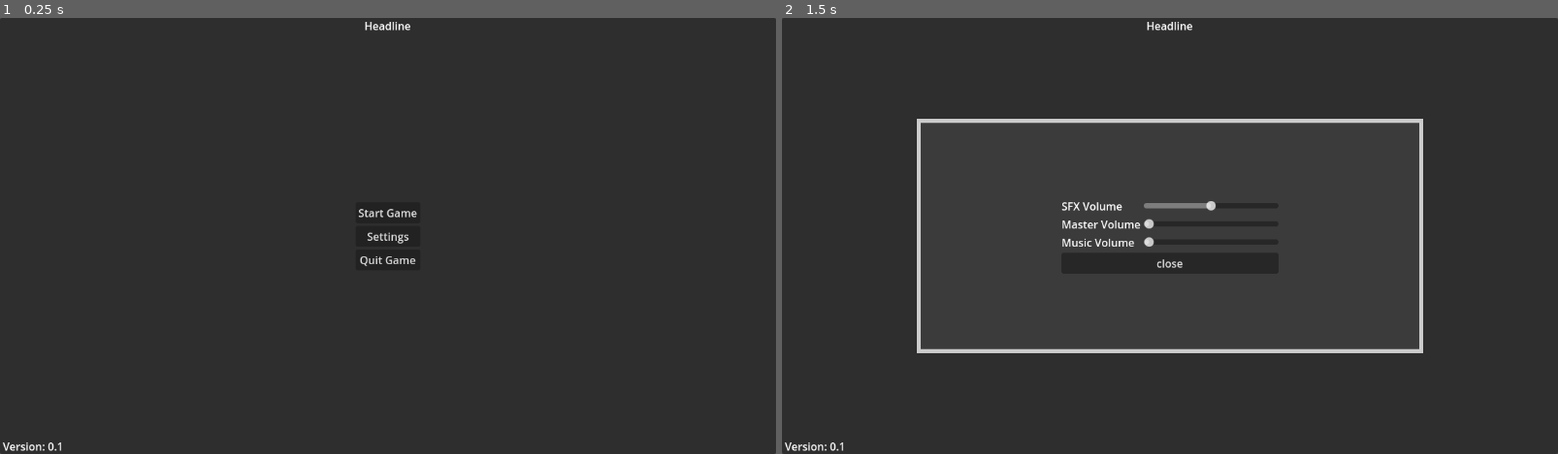
Above: before the commit, frames 1-2 (left to right).
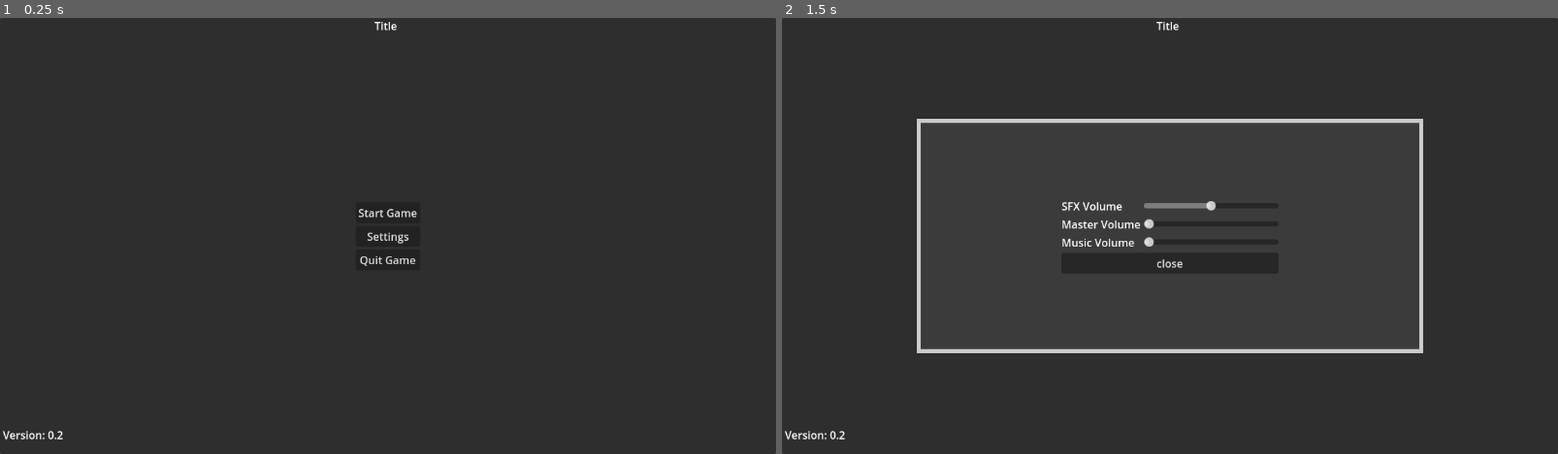
Above: after the commit, the same moments.

Repository: markusweiss/godot-template
Game: Godot game, scene res://features/UI/main_menu/main_menu.tscn
The game is run twice, just before and just after one commit, with the same random seed, the same clock (stepped at 60 frames per second) and the same inputs. The project has no main scene, so this scene is started directly. The engine's default icon, where the game draws it, is replaced by a stand-in: a white triangle on a blue panel in a dark square. Sound files missing from this copy of the repository are replaced by a short silence.
Inputs:
- Up to frame 1 (0.25 s): no input
- Up to frame 2 (1.5 s): click "Settings" at 0.5 s; click "Start Game" at 1.25 s

The runs differ from the first frame. In frame 1, 0.2% of the frame differs, in the area x 0-53%, y 0-100%; in frame 2, 0.2%.

Commit message:
restructure and add start page

Diff:
--- a/autoloads/globals.gd
+++ b/autoloads/globals.gd
@@ -1,6 +1,6 @@
 extends Node
 
-const VERSION : float = 0.1
+const VERSION : float = 0.2
 
 @onready var SFX_BUS_ID = AudioServer.get_bus_index("SFX")
 @onready var MUSIC_BUS_ID = AudioServer.get_bus_index("Music")
@@ -16,7 +16,9 @@
 # temp perhaps remove
 func open_settings_menu():
 	if not settings_menu:
+		print("open menu")
 		settings_menu = settings_menu_scene.instantiate()
 		get_tree().root.add_child(settings_menu)
+		#get_tree().root.add_child.call_deferred(settings_menu)
 	else:
 		push_warning('settings menu already exists in this scene')
--- a/features/UI/main_menu/main_menu.gd
+++ b/features/UI/main_menu/main_menu.gd
@@ -1,6 +1,6 @@
 extends CanvasLayer
 
-var start_player_scene:PackedScene = preload("res://features/player/player.tscn")
+var start_player_scene:PackedScene = preload("res://features/levels/test_level.tscn")
 var start_player = null
 
 
@@ -10,6 +10,7 @@
 # Temp remove only for testing
 func start_player_win():
 	if not start_player:
+		queue_free()
 		start_player = start_player_scene.instantiate()
 		get_tree().root.add_child(start_player)
 	else:
--- a/features/UI/main_menu/main_menu.tscn
+++ b/features/UI/main_menu/main_menu.tscn
@@ -7,24 +7,16 @@
 [node name="MainMenu" type="CanvasLayer"]
 script = ExtResource("1_8h34a")
 
+[node name="AudioMenuLoop" type="AudioStreamPlayer2D" parent="."]
+stream = ExtResource("2_wspj3")
+script = ExtResource("3_bto56")
+
 [node name="Panel" type="Panel" parent="."]
 anchors_preset = 15
 anchor_right = 1.0
 anchor_bottom = 1.0
 grow_horizontal = 2
 grow_vertical = 2
-
-[node name="VBoxContainerHeadline" type="VBoxContainer" parent="Panel"]
-layout_mode = 1
-anchors_preset = 10
-anchor_right = 1.0
-offset_bottom = 23.0
-grow_horizontal = 2
-
-[node name="GameTitle" type="Label" parent="Panel/VBoxContainerHeadline"]
-layout_mode = 2
-size_flags_horizontal = 4
-text = "Headline"
 
 [node name="VBoxContainerButtons" type="VBoxContainer" parent="Panel"]
 layout_mode = 1
@@ -39,40 +31,56 @@
 offset_bottom = 50.5
 grow_horizontal = 2
 grow_vertical = 2
+size_flags_horizontal = 4
+size_flags_vertical = 4
 
-[node name="ButtonStart" type="Button" parent="Panel/VBoxContainerButtons"]
+[node name="MarginContainer" type="MarginContainer" parent="Panel/VBoxContainerButtons"]
+layout_mode = 2
+size_flags_horizontal = 4
+
+[node name="VBoxContainer" type="VBoxContainer" parent="Panel/VBoxContainerButtons/MarginContainer"]
+layout_mode = 2
+
+[node name="ButtonStart" type="Button" parent="Panel/VBoxContainerButtons/MarginContainer/VBoxContainer"]
 layout_mode = 2
 text = "Start Game"
 
-[node name="ButtonSettings" type="Button" parent="Panel/VBoxContainerButtons"]
+[node name="ButtonSettings" type="Button" parent="Panel/VBoxContainerButtons/MarginContainer/VBoxContainer"]
 layout_mode = 2
 text = "Settings"
 
-[node name="ButtonQuit" type="Button" parent="Panel/VBoxContainerButtons"]
+[node name="ButtonQuit" type="Button" parent="Panel/VBoxContainerButtons/MarginContainer/VBoxContainer"]
 layout_mode = 2
 text = "Quit Game"
 
-[node name="VBoxContainerFooter" type="VBoxContainer" parent="Panel"]
+[node name="VBoxContainer" type="VBoxContainer" parent="Panel"]
+layout_mode = 1
+anchors_preset = 5
+anchor_left = 0.5
+anchor_right = 0.5
+offset_left = -20.0
+offset_right = 20.0
+offset_bottom = 40.0
+grow_horizontal = 2
+
+[node name="Title" type="Label" parent="Panel/VBoxContainer"]
+layout_mode = 2
+text = "Title"
+
+[node name="VBoxContainerVersion" type="VBoxContainer" parent="Panel"]
 layout_mode = 1
 anchors_preset = 2
 anchor_top = 1.0
 anchor_bottom = 1.0
-offset_top = -23.0
-offset_right = 51.0
+offset_top = -40.0
+offset_right = 40.0
 grow_vertical = 0
 
-[node name="Version" type="Label" parent="Panel/VBoxContainerFooter"]
+[node name="Version" type="Label" parent="Panel/VBoxContainerVersion"]
 unique_name_in_owner = true
 layout_mode = 2
-size_flags_horizontal = 4
-size_flags_vertical = 8
-text = "Version:"
 
-[node name="AudioMenuLoop" type="AudioStreamPlayer2D" parent="."]
-stream = ExtResource("2_wspj3")
-script = ExtResource("3_bto56")
-
-[connection signal="pressed" from="Panel/VBoxContainerButtons/ButtonStart" to="." method="_on_button_start_pressed"]
-[connection signal="pressed" from="Panel/VBoxContainerButtons/ButtonSettings" to="." method="_on_button_settings_pressed"]
-[connection signal="pressed" from="Panel/VBoxContainerButtons/ButtonQuit" to="." method="_on_button_quit_pressed"]
 [connection signal="finished" from="AudioMenuLoop" to="AudioMenuLoop" method="_on_finished"]
+[connection signal="pressed" from="Panel/VBoxContainerButtons/MarginContainer/VBoxContainer/ButtonStart" to="." method="_on_button_start_pressed"]
+[connection signal="pressed" from="Panel/VBoxContainerButtons/MarginContainer/VBoxContainer/ButtonSettings" to="." method="_on_button_settings_pressed"]
+[connection signal="pressed" from="Panel/VBoxContainerButtons/MarginContainer/VBoxContainer/ButtonQuit" to="." method="_on_button_quit_pressed"]
--- /dev/null
+++ b/features/levels/test_level.tscn
@@ -0,0 +1,14 @@
+[gd_scene load_steps=2 format=3 uid="uid://ctiwk30jr8vft"]
+
+[ext_resource type="PackedScene" uid="uid://cs10e62ijp1y6" path="res://features/player/player.tscn" id="1_fgwtm"]
+
+[node name="TestLevel" type="CanvasLayer"]
+
+[node name="Panel" type="Panel" parent="."]
+anchors_preset = 15
+anchor_right = 1.0
+anchor_bottom = 1.0
+grow_horizontal = 2
+grow_vertical = 2
+
+[node name="CharacterBody2D" parent="." instance=ExtResource("1_fgwtm")]
--- /dev/null
+++ b/start.gd
@@ -0,0 +1,17 @@
+extends CanvasLayer
+
+var start_main_menu_scene:PackedScene = preload("res://features/UI/main_menu/main_menu.tscn")
+var start_main_menu = null
+
+func _ready():
+	open_main_menu()
+
+# temp perhaps remove
+func open_main_menu():
+	if not start_main_menu:
+		print("open menu")
+		start_main_menu = start_main_menu_scene.instantiate()
+		#get_tree().root.add_child(start_main_menu)
+		get_tree().root.add_child.call_deferred(start_main_menu)
+	else:
+		push_warning('settings menu already exists in this scene')
--- /dev/null
+++ b/start.tscn
@@ -0,0 +1,13 @@
+[gd_scene load_steps=2 format=3 uid="uid://ct6plw4c6tax4"]
+
+[ext_resource type="Script" path="res://start.gd" id="1_d523m"]
+
+[node name="Start" type="CanvasLayer"]
+script = ExtResource("1_d523m")
+
+[node name="Panel" type="Panel" parent="."]
+anchors_preset = 15
+anchor_right = 1.0
+anchor_bottom = 1.0
+grow_horizontal = 2
+grow_vertical = 2
